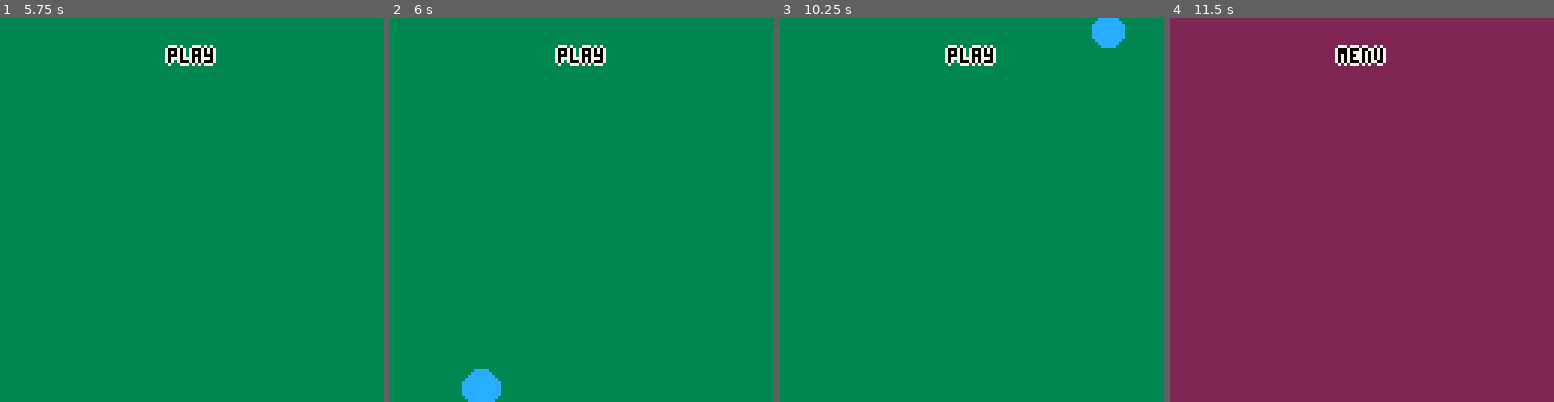
Above: before the commit, frames 1-4 (left to right).
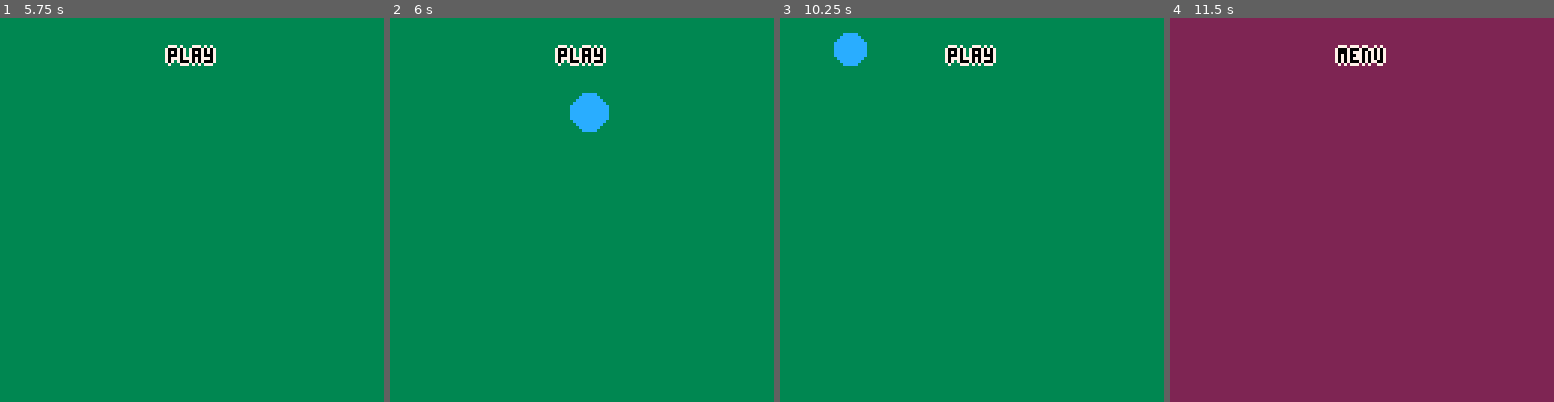
Above: after the commit, the same moments.

Repository: escargames/Anthrax
Game: PICO-8 cartridge Anthrax.p8
Two runs of this game, one before a commit and one after it. Both use one fixed random seed, a clock stepped at 60 frames per second and the inputs below.
Inputs:
- Up to frame 1 (5.75 s): hold Left 1.97-2.37 s; hold Right 2.87-3.53 s; hold Up 3.58-4.08 s; hold Right 4.13-4.53 s; hold Left from 5.13 s (still down)
- Up to frame 2 (6 s): release Left at 5.8 s; hold Up from 5.85 s (still down)
- Up to frame 3 (10.25 s): release Up at 6.18 s; hold Left 6.23-6.63 s; hold Right 7.13-7.8 s; hold Up 7.85-8.35 s; hold Right 8.4-8.8 s; hold Left 9.4-10.07 s; hold Up from 10.12 s (still down)
- Up to frame 4 (11.5 s): release Up at 10.45 s; hold Left 10.5-10.9 s; hold Right from 11.4 s (still down)

Frame 1 is identical in both runs. In frame 2, 1.5% of the frame differs, in the area x 18-58%, y 19-100%; in frame 3, 1.2%; in frame 4, nothing differs.

Commit message:
sound balls and display balls

Diff:
--- a/Anthrax.p8
+++ b/Anthrax.p8
@@ -22,8 +22,8 @@
   --
   if (state == "play") then
     if (btnp(2)) then
-      add(ball_list, { x=rnd(128), y=rnd(128), t=5+rnd(5) })
-      sfx(0)
+      add(ball_list, { x=10+rnd(118), y=10+rnd(118), r=5+rnd(5) })
+      sfx(1)
     end
     --
     --
@@ -51,9 +51,10 @@
 
 config.play.draw = function ()
   foreach(ball_list, function(b)
-    circfill(b.x, b.y, b.t, 12)
+    circfill(b.x, b.y, b.r, 12)
   end)
 end
 
 
 
+
Not shown, changed: the sound effects (__sfx__) section of Anthrax.p8
